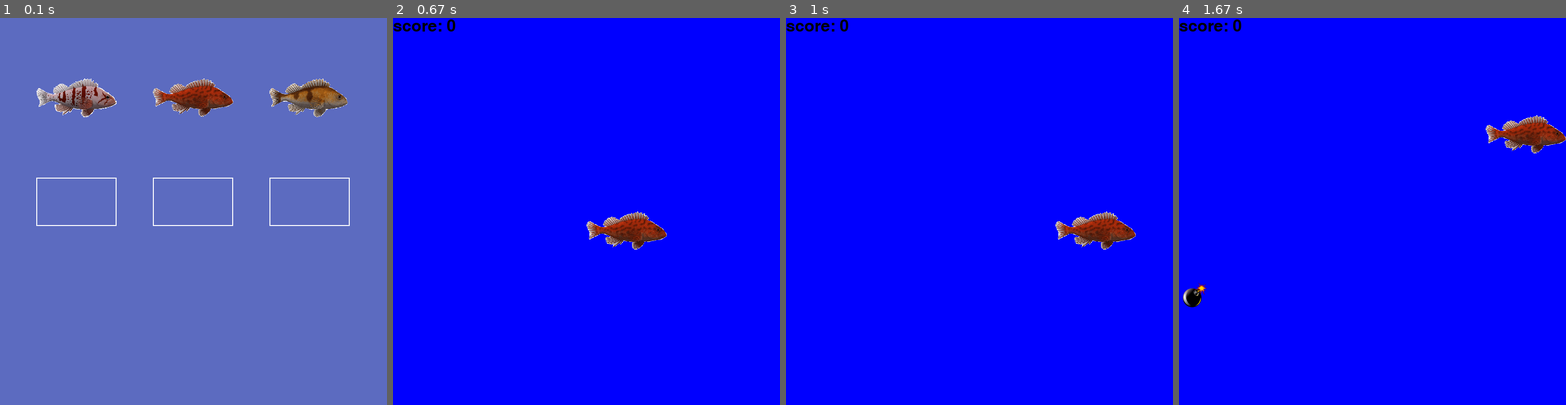
Above: before the commit, frames 1-4 (left to right).
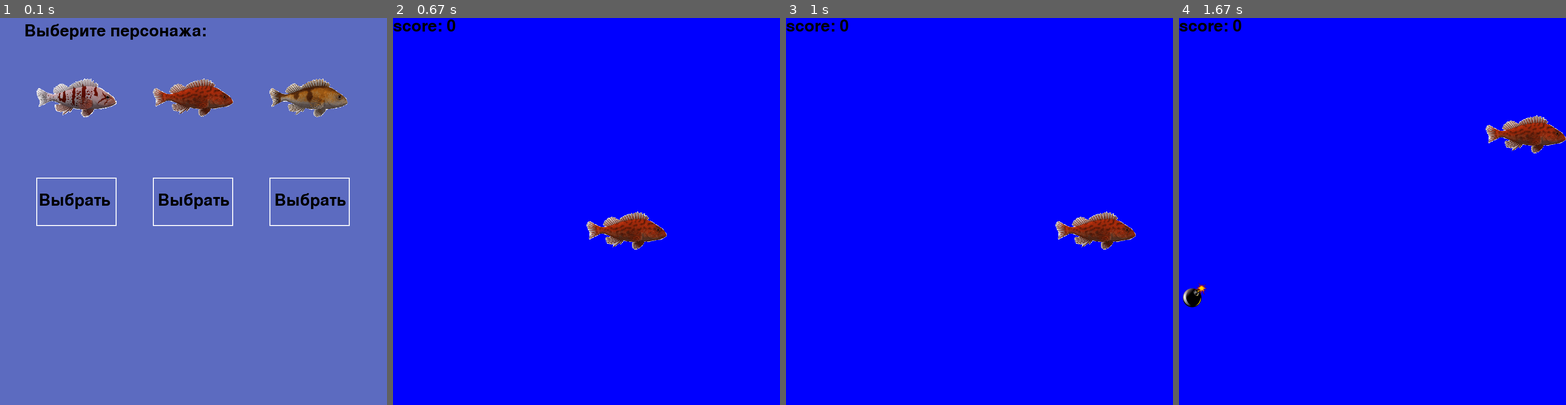
Above: after the commit, the same moments.

Repository: Spaizer/pygame
Game: pygame game, started from main.py
Same seed, same stepped clock (60 frames per second), same inputs: the game is played once before the commit and once after it.
Inputs (mouse positions are in pixels of both pictures, inside the frame that each line leads up to):
- Up to frame 1 (0.1 s): no input
- Up to frame 2 (0.67 s): click (586, 211) at 0.38 s
- Up to frame 3 (1 s): hold Right from 0.67 s (still down)
- Up to frame 4 (1.67 s): release Right at 1.13 s; hold Up 1.17-1.47 s; hold Right from 1.5 s (still down)

The runs differ from the first frame. In frame 1, 1.5% of the frame differs, in the area x 6-90%, y 1-50%; in frame 2, nothing differs; in frame 3, nothing differs; in frame 4, nothing differs.

Commit message:
Add files via upload
commit4: функция text

Diff:
--- a/main.py
+++ b/main.py
@@ -28,23 +28,10 @@
     return image
 
 
-def score_f(screen, flag=False):
-    if not flag:
-        font = pygame.font.Font(None, 50)
-        text = font.render('score: ' + str(score), True, (0, 0, 0))
-        text_x = 0
-        text_y = 0
-        text_w = text.get_width()
-        text_h = text.get_height()
-        screen.blit(text, (text_x, text_y))
-    else:
-        font = pygame.font.Font(None, 50)
-        text = font.render('death', True, (0, 0, 0))
-        text_x = 0
-        text_y = 0
-        text_w = text.get_width()
-        text_h = text.get_height()
-        screen.blit(text, (text_x, text_y))
+def text(screen, text, pos, font=50):
+    font = pygame.font.Font(None, font)
+    text = font.render(text, True, (0, 0, 0))
+    screen.blit(text, pos)
 
 
 class Bomb(pygame.sprite.Sprite):
@@ -77,7 +64,7 @@
             self.center_x += self.v_x * self.clock2.tick() / 100
             if self.center_x >= 800 + self.side + 50:
                 score += 1
-                score_f(screen)
+                text(screen, 'score: ' + str(score), (0, 0))
                 self.side = random.randint(75, 320)
                 self.center_x = -self.side - 40
                 self.v_main = random.randint(5, 15)
@@ -88,7 +75,7 @@
             self.rect.y = self.center_y + int(self.side * sin(self.corner * pi / 180)) - 25
             if self.rect.colliderect(sprite.rect):
                 screen.fill((255, 0, 0))
-                score_f(screen, True)
+                text(screen, 'death', (0, 0))
                 self.image = self.image_boom
                 death = True
 
@@ -207,7 +194,7 @@
     center = (400, 400)
     all_sprites = pygame.sprite.Group()
 
-    score_f(screen)
+    text(screen, 'score: ' + str(score), (0, 0))
 
     corners = (30, 150, 270)
     for i in range(3):
@@ -257,14 +244,14 @@
 
         if not death:
             screen.fill((0, 0, 255))
-            score_f(screen)
+            text(screen, 'score: ' + str(score), (0, 0))
             all_sprites.update()
             all_sprites.draw(screen)
             main_sprite.update()
             main_sprite.draw(screen)
             pygame.display.flip()
         else:
-            score_f(screen, True)
+            text(screen, 'death', (0, 0))
     if stop_all:
         pygame.quit()
         return False
@@ -302,6 +289,10 @@
     pygame.draw.rect(screen, (255, 255, 255), (75, 330, 166, 100), width=2)
     pygame.draw.rect(screen, (255, 255, 255), (316, 330, 166, 100), width=2)
     pygame.draw.rect(screen, (255, 255, 255), (557, 330, 166, 100), width=2)
+    text(screen, 'Выберите персонажа:', (50, 10))
+    text(screen, 'Выбрать', (80, 360))
+    text(screen, 'Выбрать', (326, 360))
+    text(screen, 'Выбрать', (567, 360))
     stop_all = False
     num = None
     while running_hello_level:
